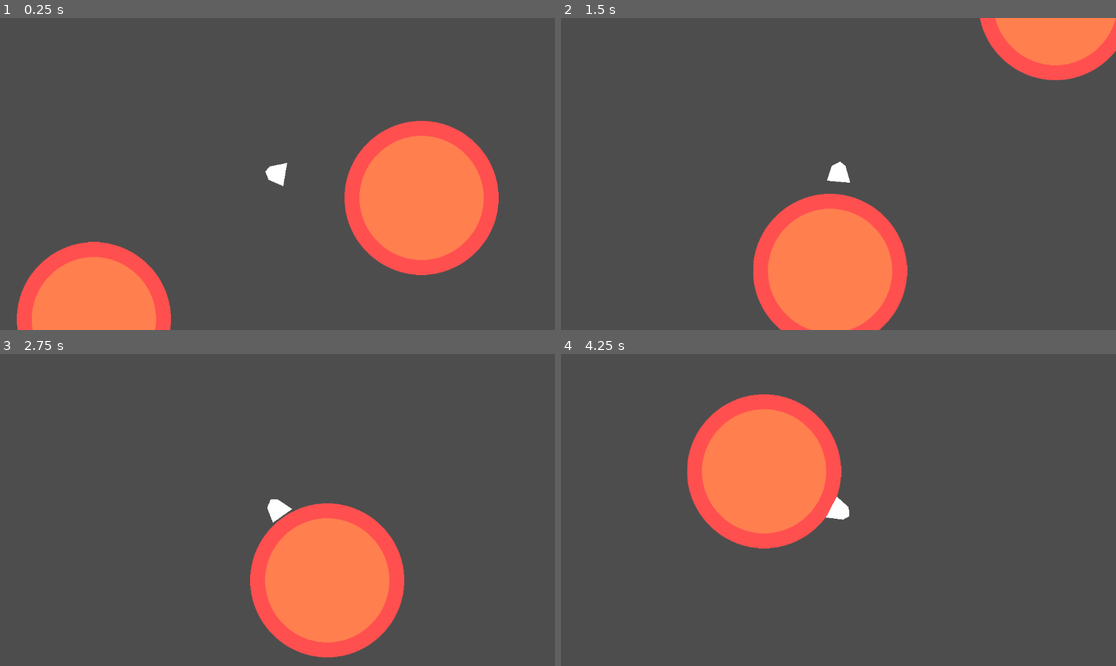
Above: before the commit, frames 1-4 (two rows, left to right).
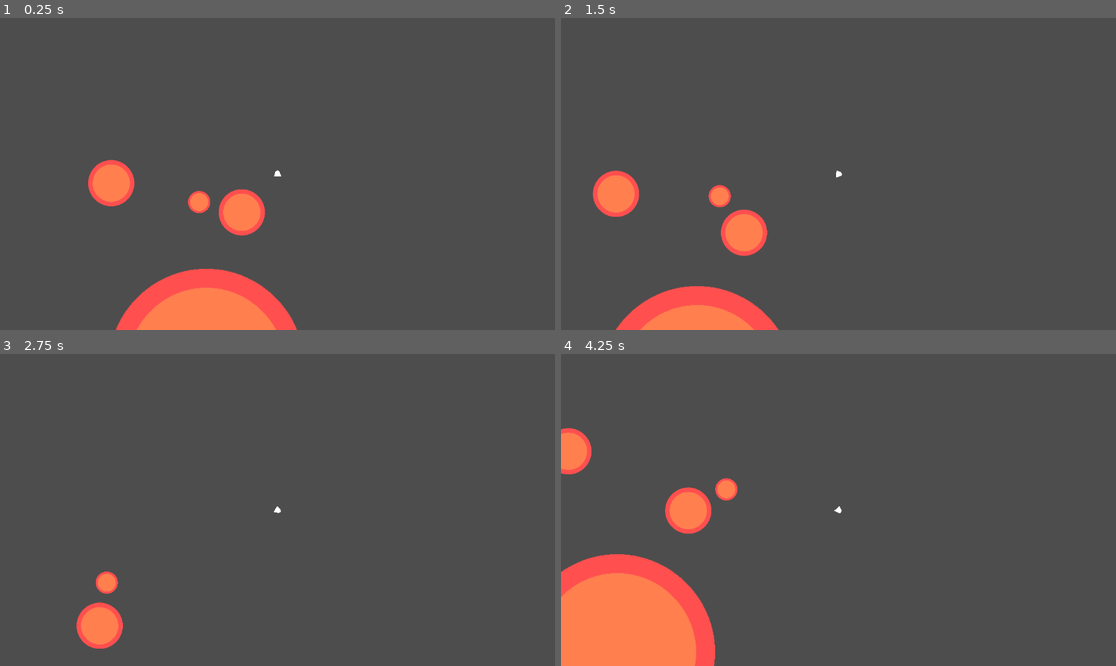
Above: after the commit, the same moments.

Repository: game-jam-team-1/gmtk-jam
Game: Godot game, scene res://world.tscn
Two runs of this game, one before a commit and one after it. Both use one fixed random seed, a clock stepped at 60 frames per second and the inputs below.
Inputs:
- Up to frame 1 (0.25 s): no input
- Up to frame 2 (1.5 s): hold D (right) 0.53-1.28 s; hold W (jump) 0.53-1.28 s; hold A (left) from 1.28 s (still down); tap W (jump) at 1.35 s
- Up to frame 3 (2.75 s): tap W (jump) at 1.52, 1.82 s; release A (left) at 2.03 s; hold D (right) from 2.03 s (still down); hold W (jump) from 2.03 s (still down)
- Up to frame 4 (4.25 s): release W (jump) at 2.78 s; tap W (jump) at 2.85, 3.02, 3.32 s; release D (right) at 3.53 s; hold A (left) from 3.53 s (still down); hold W (jump) from 3.53 s (still down)

The runs differ from the first frame. In frame 1, 23% of the frame differs, in the area x 3-90%, y 32-100%; in frame 2, 19%; in frame 3, 12%; in frame 4, 21%.

Commit message:
Mister space ship

Diff:
--- a/planet.gd
+++ b/planet.gd
@@ -3,15 +3,23 @@
 
 @export var orbit_enabled: bool = false
 @export var orbit_planet: Planet
-@export var orbit_speed: float = 5.0
+@export var orbit_speed: float = 0.01
 
+var distance: float = 0.0
+var current_angle: float = 0.0
+
+func _ready() -> void:
+	if !orbit_enabled:
+		return
+
+	distance = global_position.distance_to(orbit_planet.global_position)
+	current_angle = orbit_planet.global_position.angle_to_point(global_position)
 
 func _physics_process(delta: float) -> void:
 	if !orbit_enabled:
 		return
 
-	var angle: float = global_position.angle_to_point(orbit_planet.global_position)
+	current_angle += orbit_speed * delta * 60
 
-	constant_linear_velocity = Vector2.from_angle(angle + PI/2) * orbit_speed
-
-	global_position += constant_linear_velocity * delta * 60
+	constant_linear_velocity = (orbit_planet.global_position + Vector2.from_angle(current_angle) * distance) - global_position
+	global_position = orbit_planet.global_position + Vector2.from_angle(current_angle) * distance
--- a/planet.tscn
+++ b/planet.tscn
@@ -8,10 +8,10 @@
 friction = 0.0
 
 [sub_resource type="CircleShape2D" id="CircleShape2D_aqk2v"]
-radius = 158.11388
+radius = 158.114
 
 [sub_resource type="CircleShape2D" id="CircleShape2D_1odxm"]
-radius = 482.00415
+radius = 271.184
 
 [node name="Planet" type="AnimatableBody2D"]
 physics_material_override = SubResource("PhysicsMaterial_a75xc")
@@ -28,4 +28,4 @@
 
 [node name="CollisionShape2D" type="CollisionShape2D" parent="Area2D"]
 shape = SubResource("CircleShape2D_1odxm")
-debug_color = Color(0.5647059, 0.56078434, 0, 0.12941177)
+debug_color = Color(0.564706, 0.560784, 0, 0.129412)
--- a/player.gd
+++ b/player.gd
@@ -1,7 +1,9 @@
 class_name Player
 extends RigidBody2D
 
-const JUMP_VEL: float = 1000
+const JUMP_VEL: float = 600
+const LONG_JUMP_VEL: float = 1000
+const BOOSTER_VEL: float = 700
 const ACCEL: float = 300
 
 @onready var just_jumped_timer: SceneTreeTimer = get_tree().create_timer(0)
@@ -11,24 +13,33 @@
 
 var jump_velocity: Vector2
 var strafe_velocity: Vector2
+var closest_area: GravityArea
 
 func _physics_process(delta: float) -> void:
 	var areas = gravity_detection_area.get_overlapping_areas()
 	var up_direction: Vector2
 
-	print(just_jumped_timer.time_left)
+	var closest_distance: float = INF
 
+	var has_gravity_area = false
 	for area in areas:
 		if area is GravityArea:
+			has_gravity_area = true
 			area = area as GravityArea
 			rotation = (global_position - area.global_position).angle() + PI / 2.0
 			jump_velocity += (area.global_position - global_position).normalized() * area.accel
 			up_direction = (global_position - area.global_position).normalized()
 
+			if area.position.distance_to(position) < closest_distance:
+				closest_area = area
+
 	if _is_on_ground() && just_jumped_timer.time_left == 0:
 		jump_velocity = Vector2.ZERO
 
-	if Input.is_action_just_pressed("jump") && _is_on_ground():
+	if Input.is_action_just_pressed("long_jump") && _is_on_ground():
+		just_jumped_timer = get_tree().create_timer(0.1)
+		jump_velocity = up_direction * LONG_JUMP_VEL
+	elif Input.is_action_just_pressed("jump") && _is_on_ground():
 		just_jumped_timer = get_tree().create_timer(0.1)
 		jump_velocity = up_direction * JUMP_VEL
 
@@ -44,10 +55,16 @@
 	else:
 		strafe_velocity = Vector2(0,0)
 
+	if !has_gravity_area:
+		rotation -= 3 * direction * delta
+		if Input.is_action_pressed("jump"):
+			jump_velocity = Vector2.from_angle(rotation-PI/2) * BOOSTER_VEL
 
 func _integrate_forces(state: PhysicsDirectBodyState2D) -> void:
-	print(jump_velocity, " ", strafe_velocity)
-	linear_velocity = jump_velocity + strafe_velocity
+	var planet_velocity: Vector2 = Vector2.ZERO
+	if closest_area:
+		planet_velocity = (closest_area.get_parent() as Planet).constant_linear_velocity * 60
+	linear_velocity = jump_velocity + strafe_velocity + planet_velocity
 
 func _is_on_ground() -> bool:
 	return ground_raycast.is_colliding()
--- /dev/null
+++ b/player.tscn
@@ -0,0 +1,38 @@
+[gd_scene load_steps=5 format=3 uid="uid://cdxanxha8yc48"]
+
+[ext_resource type="Script" uid="uid://c86i4sgfg7tpf" path="res://player.gd" id="1_4flbx"]
+
+[sub_resource type="PhysicsMaterial" id="PhysicsMaterial_fj7yv"]
+friction = 0.0
+
+[sub_resource type="RectangleShape2D" id="RectangleShape2D_fj7yv"]
+size = Vector2(38, 26)
+
+[sub_resource type="CircleShape2D" id="CircleShape2D_tlwt5"]
+radius = 19.0263
+
+[node name="Player" type="RigidBody2D"]
+physics_material_override = SubResource("PhysicsMaterial_fj7yv")
+gravity_scale = 0.0
+lock_rotation = true
+script = ExtResource("1_4flbx")
+
+[node name="Polygon2D" type="Polygon2D" parent="."]
+position = Vector2(-2, 16)
+polygon = PackedVector2Array(-21, 0, 28, 0, 15, -34, 3, -42, -13, -32)
+
+[node name="CollisionShape2D" type="CollisionShape2D" parent="."]
+position = Vector2(0, 3)
+shape = SubResource("RectangleShape2D_fj7yv")
+
+[node name="Area2D" type="Area2D" parent="."]
+
+[node name="CollisionShape2D" type="CollisionShape2D" parent="Area2D"]
+shape = SubResource("CircleShape2D_tlwt5")
+debug_color = Color(0.478431, 0.588235, 0, 0.305882)
+
+[node name="RayCast2D" type="RayCast2D" parent="."]
+target_position = Vector2(0, 17)
+
+[node name="Camera2D" type="Camera2D" parent="."]
+zoom = Vector2(0.3, 0.3)
--- a/project.godot
+++ b/project.godot
@@ -12,7 +12,7 @@
 
 config/name="jam"
 run/main_scene="uid://debprahfmmn1a"
-config/features=PackedStringArray("4.5", "Forward Plus")
+config/features=PackedStringArray("4.4", "Forward Plus")
 
 [input]
 
@@ -31,3 +31,8 @@
 "events": [Object(InputEventKey,"resource_local_to_scene":false,"resource_name":"","device":-1,"window_id":0,"alt_press …(192 unchanged characters)…
 ]
 }
+long_jump={
+"deadzone": 0.2,
+"events": [Object(InputEventKey,"resource_local_to_scene":false,"resource_name":"","device":-1,"window_id":0,"alt_pressed":false,"shift_pressed":true,"ctrl_pressed":false,"meta_pressed":false,"pressed":false,"keycode":0,"physical_keycode":87,"key_label":0,"unicode":119,"location":0,"echo":false,"script":null)
+]
+}
--- a/world.tscn
+++ b/world.tscn
@@ -1,50 +1,31 @@
-[gd_scene load_steps=6 format=3 uid="uid://debprahfmmn1a"]
+[gd_scene load_steps=3 format=3 uid="uid://debprahfmmn1a"]
 
 [ext_resource type="PackedScene" uid="uid://dkjf56v3yfohb" path="res://planet.tscn" id="1_fj7yv"]
-[ext_resource type="Script" uid="uid://c86i4sgfg7tpf" path="res://player.gd" id="2_tlwt5"]
-
-[sub_resource type="PhysicsMaterial" id="PhysicsMaterial_fj7yv"]
-friction = 0.0
-
-[sub_resource type="RectangleShape2D" id="RectangleShape2D_fj7yv"]
-size = Vector2(38, 26)
-
-[sub_resource type="CircleShape2D" id="CircleShape2D_tlwt5"]
-radius = 19.026299
+[ext_resource type="PackedScene" uid="uid://cdxanxha8yc48" path="res://player.tscn" id="2_fj7yv"]
 
 [node name="World" type="Node2D"]
 
-[node name="Planet" parent="." node_paths=PackedStringArray("orbit_planet") instance=ExtResource("1_fj7yv")]
-position = Vector2(243, 421)
+[node name="Planet3" parent="." node_paths=PackedStringArray("orbit_planet") instance=ExtResource("1_fj7yv")]
+position = Vector2(727, 574)
+scale = Vector2(0.48, 0.48)
 orbit_enabled = true
 orbit_planet = NodePath("../Planet2")
 
-[node name="Planet2" parent="." instance=ExtResource("1_fj7yv")]
-position = Vector2(944, 236)
-orbit_speed = 2.0
+[node name="Planet" parent="." node_paths=PackedStringArray("orbit_planet") instance=ExtResource("1_fj7yv")]
+position = Vector2(122, 414)
+orbit_enabled = true
+orbit_planet = NodePath("../Planet4")
+orbit_speed = 0.001
 
-[node name="Player" type="RigidBody2D" parent="."]
-position = Vector2(634, 125)
-physics_material_override = SubResource("PhysicsMaterial_fj7yv")
-gravity_scale = 0.0
-lock_rotation = true
-script = ExtResource("2_tlwt5")
+[node name="Planet2" parent="." node_paths=PackedStringArray("orbit_planet") instance=ExtResource("1_fj7yv")]
+position = Vector2(1028, 603)
+orbit_enabled = true
+orbit_planet = NodePath("../Planet4")
+orbit_speed = 0.001
 
-[node name="Polygon2D" type="Polygon2D" parent="Player"]
-position = Vector2(-2, 16)
-polygon = PackedVector2Array(-21, 0, 28, 0, 15, -34, 3, -42, -13, -32)
+[node name="Planet4" parent="." instance=ExtResource("1_fj7yv")]
+position = Vector2(798, 1674)
+scale = Vector2(4.23341, 4.23341)
 
-[node name="CollisionShape2D" type="CollisionShape2D" parent="Player"]
-position = Vector2(0, 3)
-shape = SubResource("RectangleShape2D_fj7yv")
-
-[node name="Area2D" type="Area2D" parent="Player"]
-
-[node name="CollisionShape2D" type="CollisionShape2D" parent="Player/Area2D"]
-shape = SubResource("CircleShape2D_tlwt5")
-debug_color = Color(0.47843137, 0.5882354, 0, 0.30588236)
-
-[node name="RayCast2D" type="RayCast2D" parent="Player"]
-target_position = Vector2(0, 17)
-
-[node name="Camera2D" type="Camera2D" parent="Player"]
+[node name="Player" parent="." instance=ExtResource("2_fj7yv")]
+position = Vector2(1290, 341)
Not shown, changed: ball.png.import
